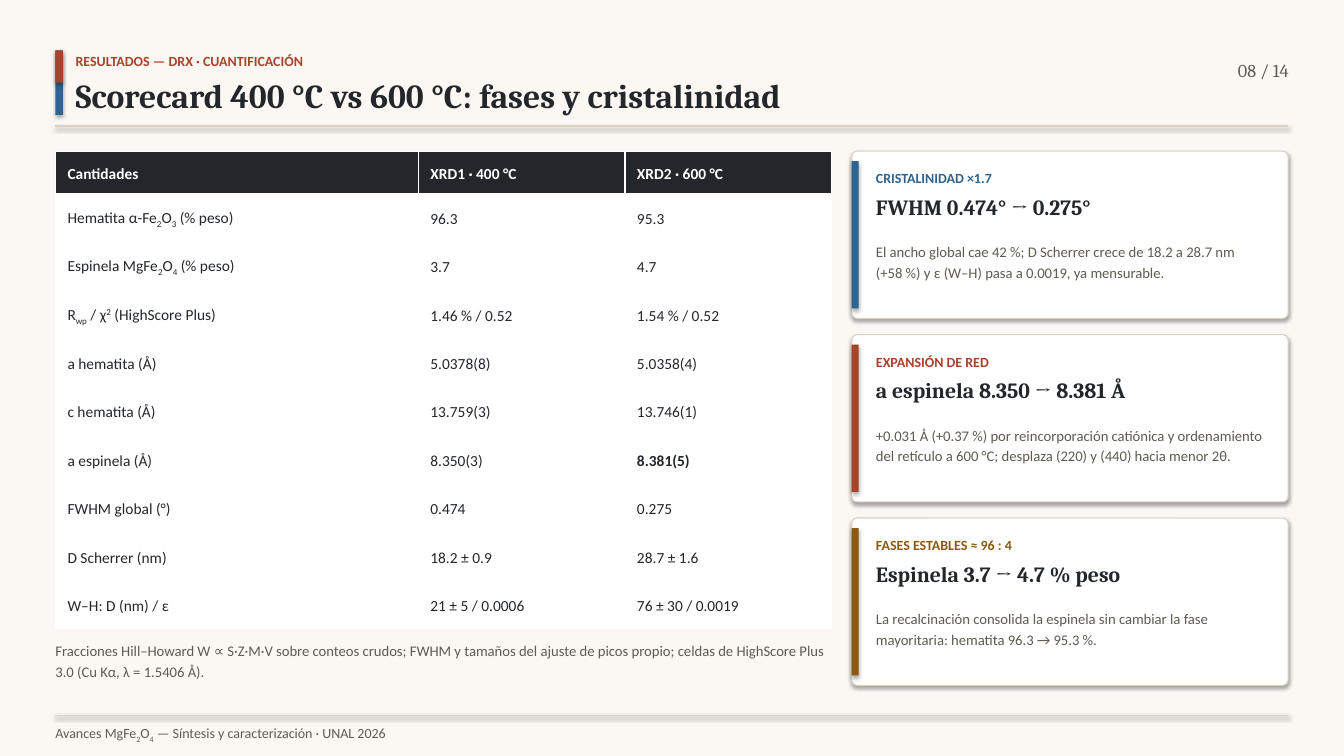
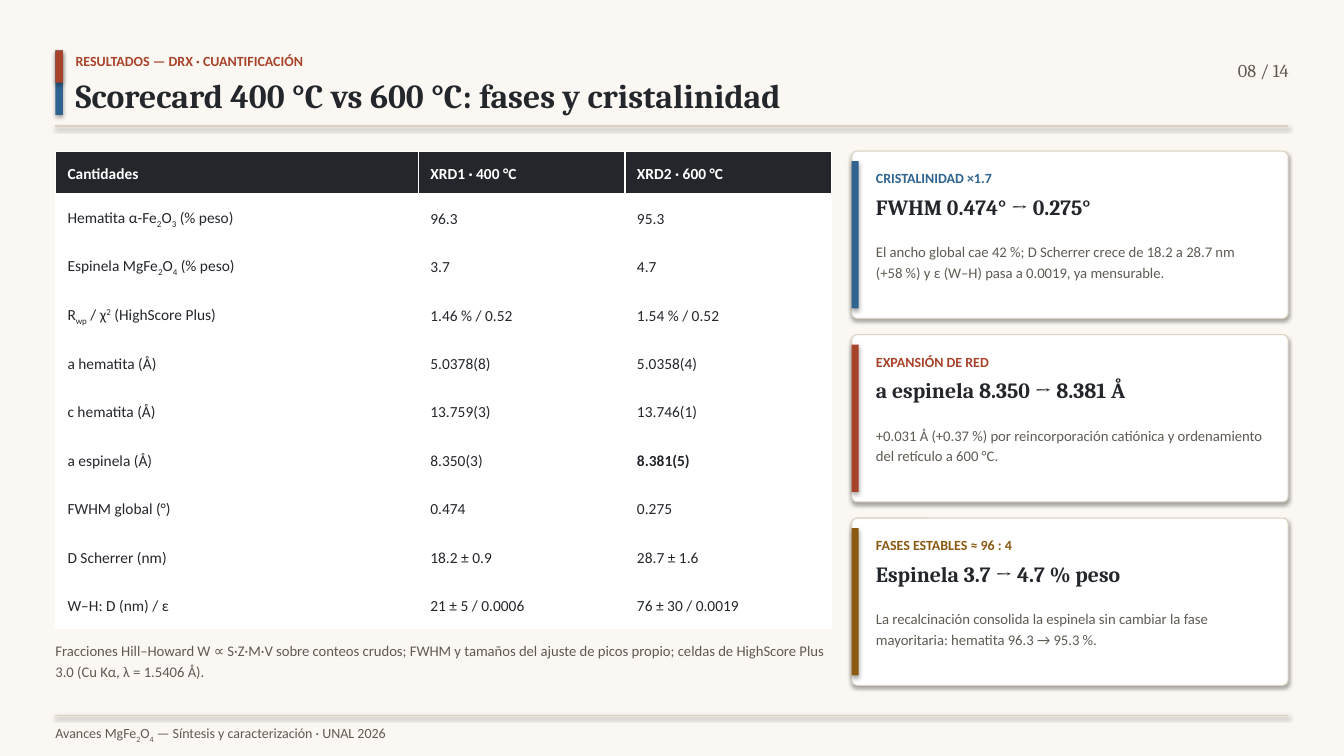
Before and after one commit to rifu-uni/tcb, a slide deck: slide 8 of article/Avances_MgFe2O4.pptx. Drawn at 1344x756 pixels with LibreOffice and Linux fonts; fonts in the diff are those of the drawing. Boxes give left, top, right and bottom in pixels: in the first picture for what was removed or moved away, otherwise in the second. Text is boxed around its words. In the diff, an @@ line names an element or a change of style, - is before the commit and + after.

```diff
--- a/article/Avances_MgFe2O4.pptx
+++ b/article/Avances_MgFe2O4.pptx
@@ text at (x1=876, y1=428, x2=1262, y2=461): text changed @@
-+0.031 Å (+0.37 %) por reincorporación catiónica y ordenamiento del retículo a 600 °C; desplaza (220) y (440) hacia menor 2θ.
++0.031 Å (+0.37 %) por reincorporación catiónica y ordenamiento del retículo a 600 °C.
```
Also in this commit, not shown: 5 other slides changed, 1 other file.
